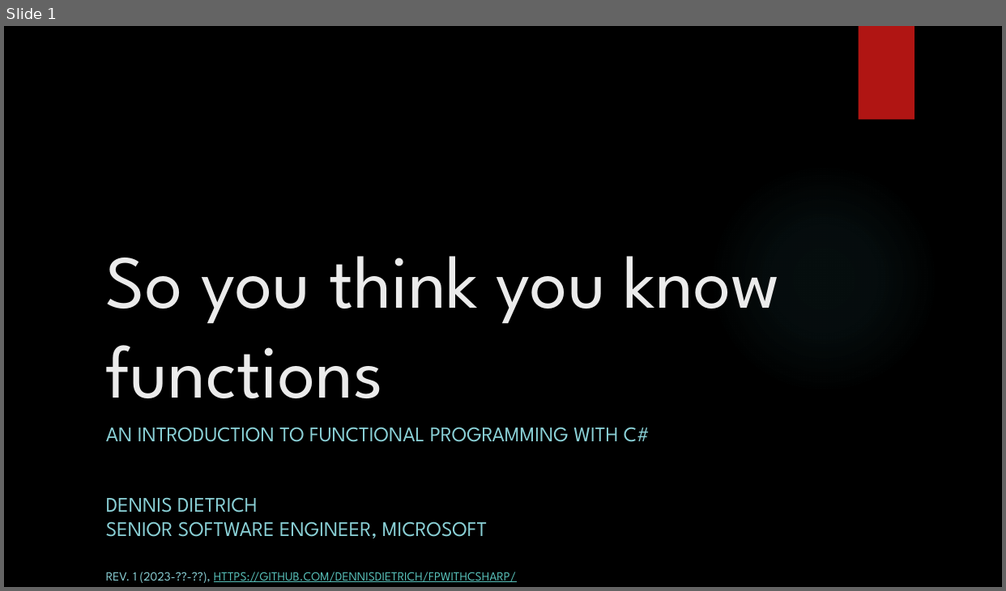
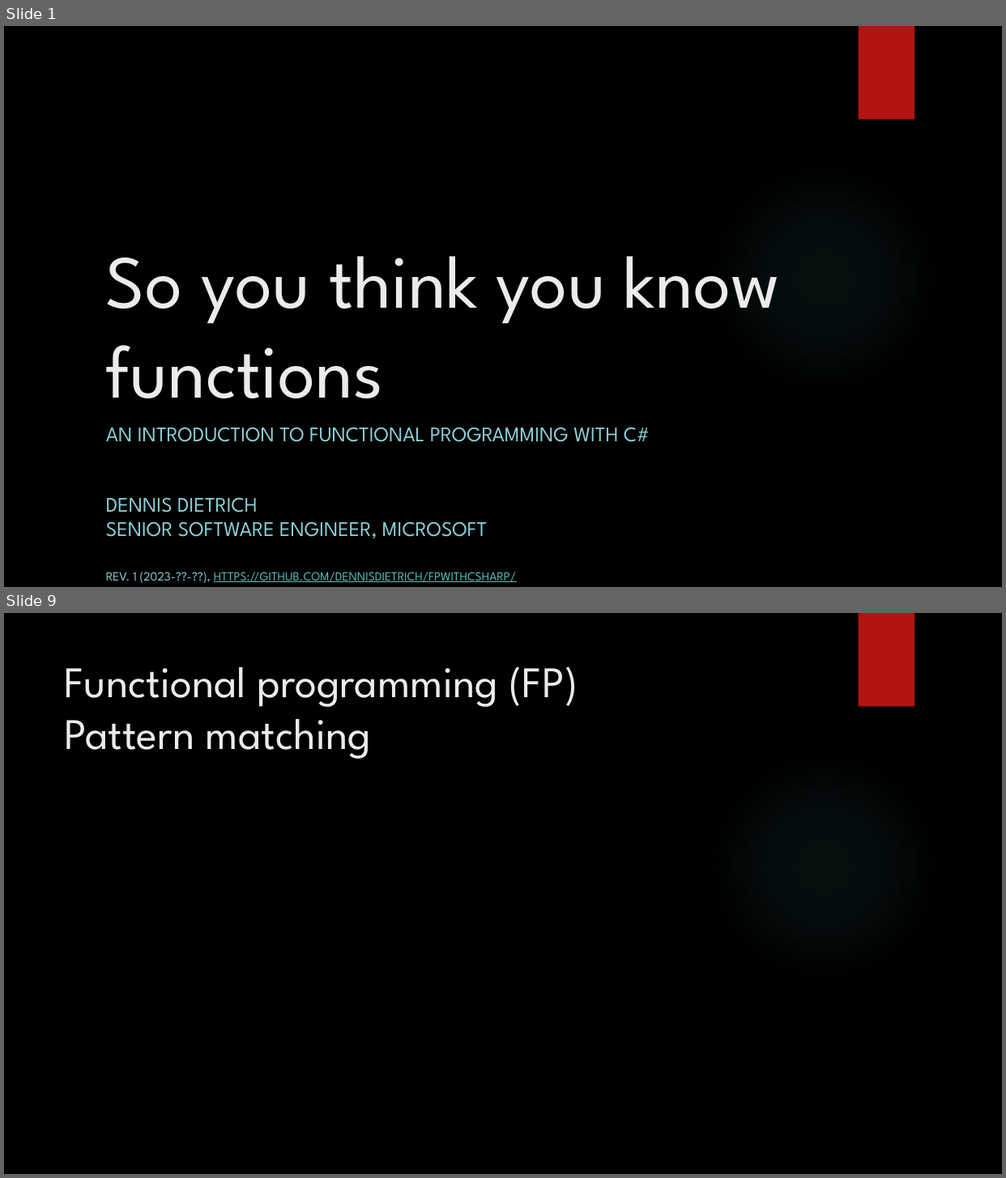
Before and after one commit to dennisdietrich/FpWithCSharp, a slide deck: doc/Introduction to FP with C#.pptx. Shown one above the other, each under a label of ours: slide 1 before the commit, slides 1 and 9 after it; the slides between them are not shown. The pictures are 1006x591 and 1006x1178 pixels, drawn with LibreOffice and Linux fonts; fonts in the diff are those of the drawing; background and template pictures are left out. Boxes give left, top, right and bottom in pixels: in the first picture for what was removed or moved away, otherwise in the second. Text is boxed around its words. In the diff, an @@ line names an element or a change of style, - is before the commit and + after.

```diff
--- a/doc/Introduction to FP with C#.pptx
+++ b/doc/Introduction to FP with C#.pptx
@@ slide 9 added at (4, 613, 1002, 1174), background picture (left out); not listed: 2 template elements that a slide beside it also shows @@
@@ title added at (65, 666, 578, 759), 42 pt, text #EBEBEB @@
+Functional programming (FP)
+Pattern matching
```
Also in this commit, not shown: 18 other slides added.
